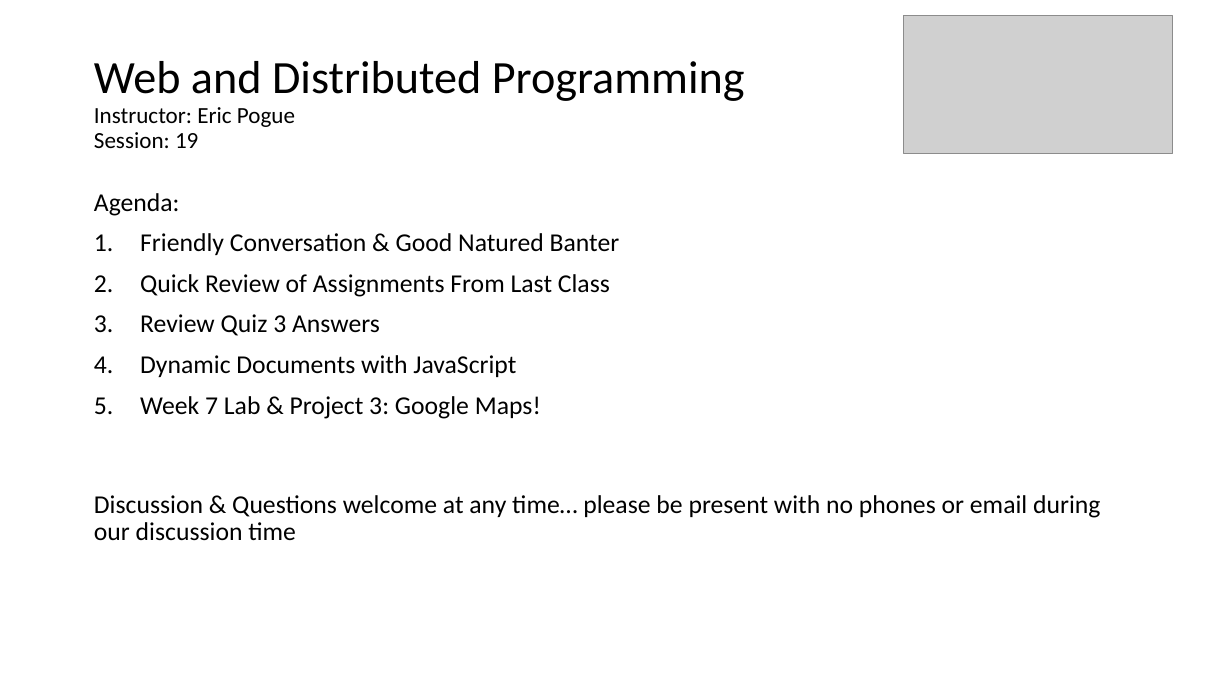
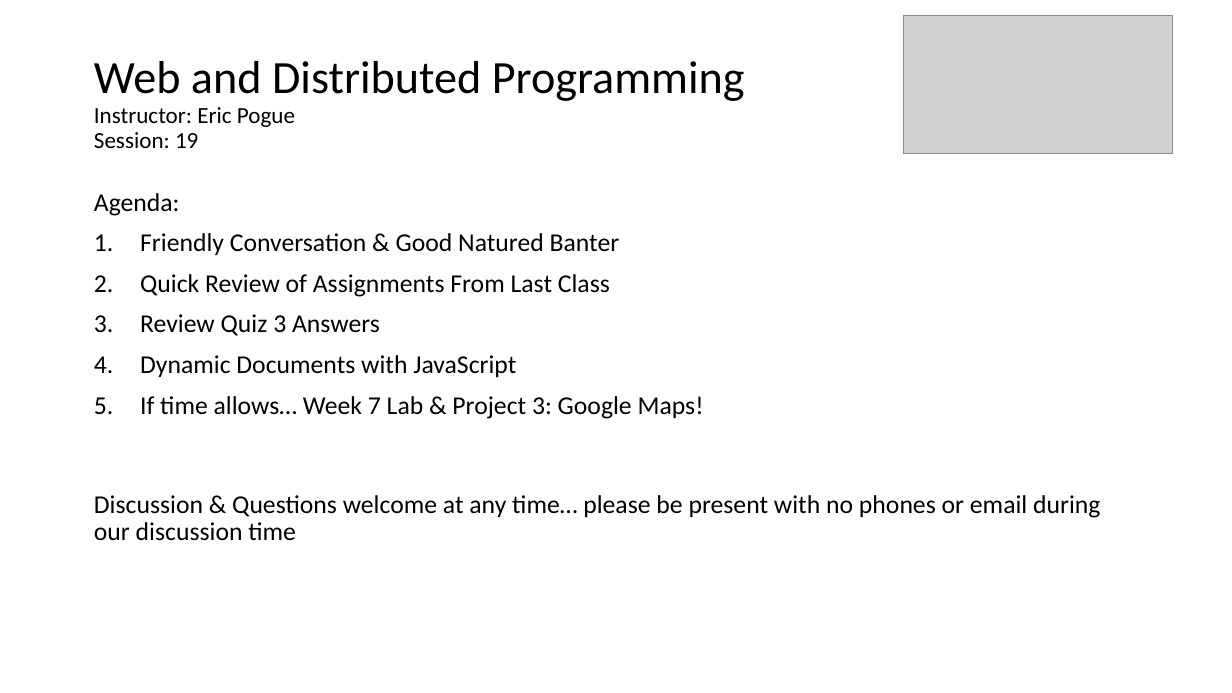
Before and after one commit to EricJPogue/www-epogue-info, a slide deck: slide 1 of CPSC-24700/Presentations/session-19.pptx. Drawn at 1232x693 pixels with LibreOffice and Linux fonts; fonts in the diff are those of the drawing; grey boxes stand for pictures. Boxes give left, top, right and bottom in pixels: in the first picture for what was removed or moved away, otherwise in the second. Text is boxed around its words. In the diff, an @@ line names an element or a change of style, - is before the commit and + after.

Commit message:
Update session 19 documents and add session 19 documents.

```diff
--- a/CPSC-24700/Presentations/session-19.pptx
+++ b/CPSC-24700/Presentations/session-19.pptx
@@ text at box(140, 396, 704, 419): text changed @@
-5. Week 7 Lab & Project 3: Google Maps!
+5. If time allows… Week 7 Lab & Project 3: Google Maps!
```
Also in this commit, not shown: 1 other slide changed, 2 slides added, 3 other files.
